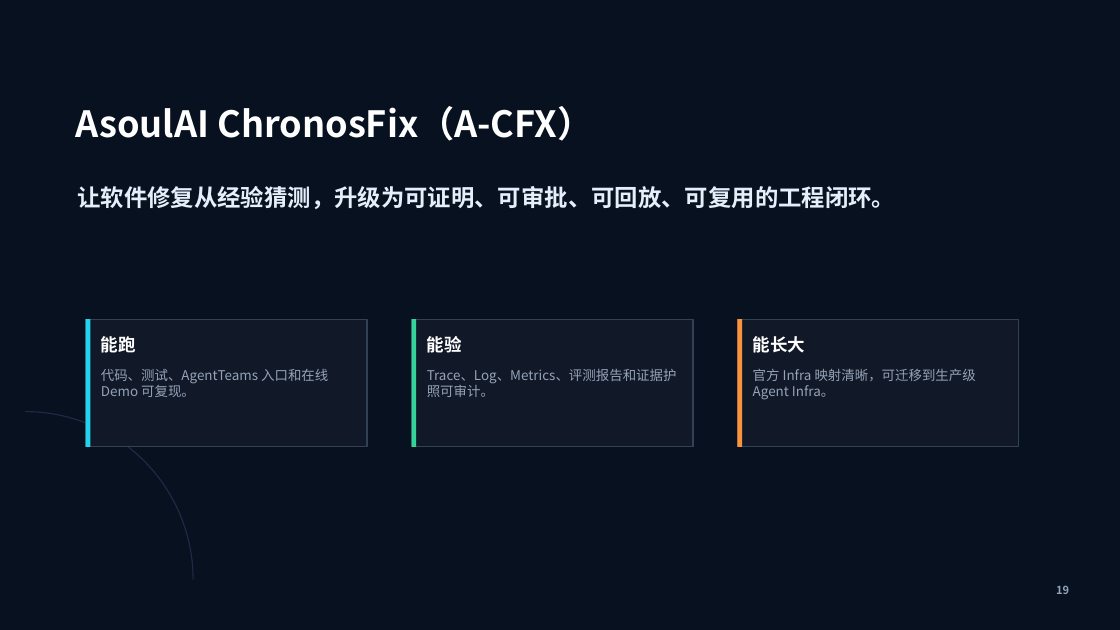
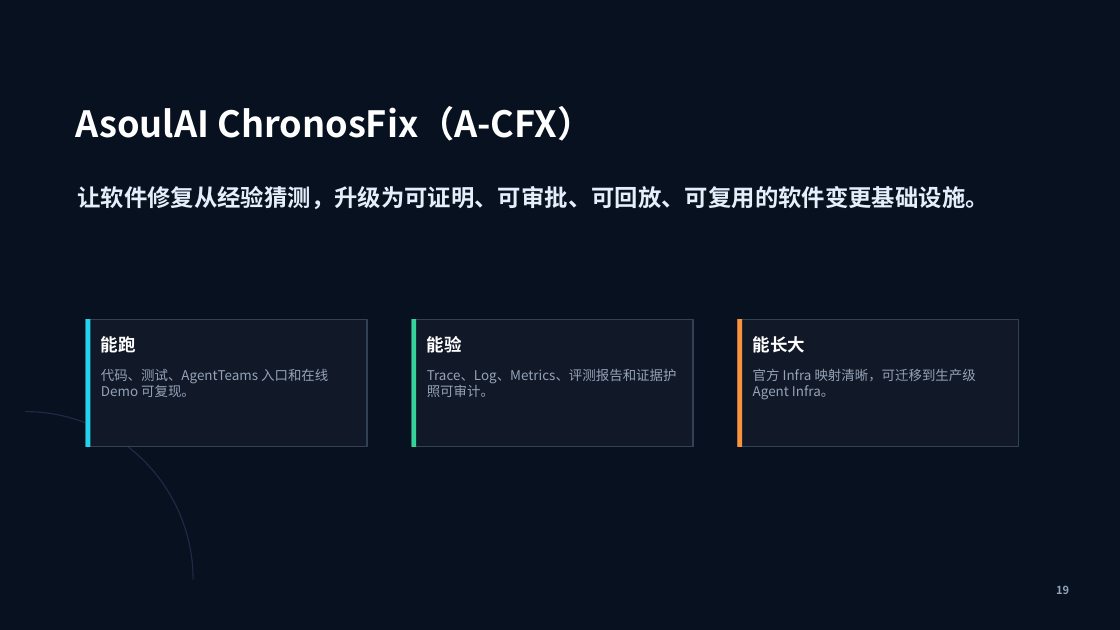
Before and after one commit to ASOUL-Official/asoulai-chronosfix, a slide deck: slide 19 of submission/ChronosFix_复赛方案.pptx. Drawn at 1120x630 pixels with LibreOffice and Linux fonts; fonts in the diff are those of the drawing. Boxes give left, top, right and bottom in pixels: in the first picture for what was removed or moved away, otherwise in the second. Text is boxed around its words. In the diff, an @@ line names an element or a change of style, - is before the commit and + after.

```diff
--- a/submission/ChronosFix_复赛方案.pptx
+++ b/submission/ChronosFix_复赛方案.pptx
@@ text at (x1=77, y1=186, x2=988, y2=209): text changed @@
-让软件修复从经验猜测，升级为可证明、可审批、可回放、可复用的工程闭环。
+让软件修复从经验猜测，升级为可证明、可审批、可回放、可复用的软件变更基础设施。
```
Also in this commit, not shown: 8 other slides changed, 21 other files.
